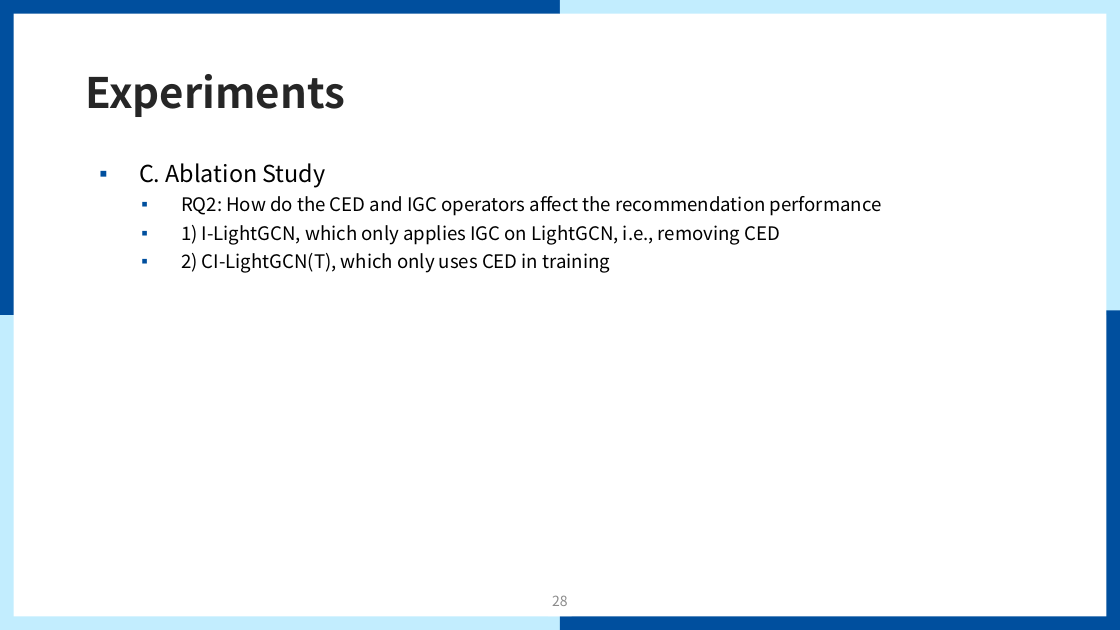
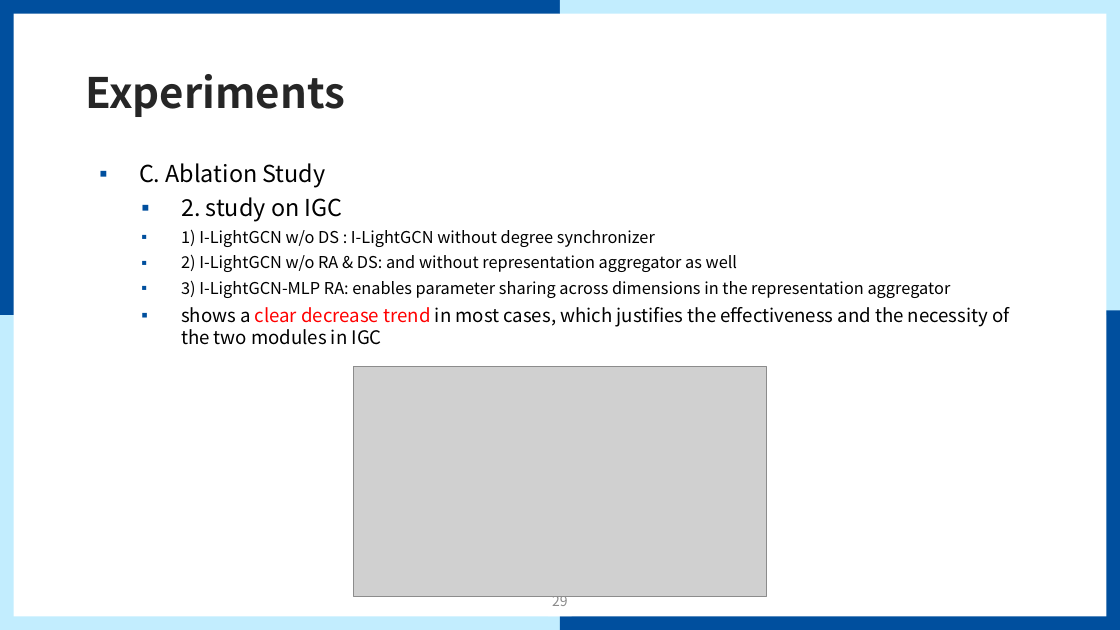
Before and after one commit to mmvv11/GraduateStudies, a slide deck: slide 29 of papers/review/Causal Incremental Graph Convolution for review.pptx (slide 28 before the commit). Drawn at 1120x630 pixels with LibreOffice and Linux fonts; fonts in the diff are those of the drawing; grey boxes stand for pictures; background and template pictures are left out. Boxes give left, top, right and bottom in pixels: in the first picture for what was removed or moved away, otherwise in the second. Text is boxed around its words. In the diff, an @@ line names an element or a change of style, - is before the commit and + after.

```diff
--- a/papers/review/Causal Incremental Graph Convolution for review.pptx
+++ b/papers/review/Causal Incremental Graph Convolution for review.pptx
@@ text at [181, 197, 1009, 345]: text changed; size 16 to 14 pt @@
-  ▪ RQ2: How do the CED and IGC operators affect the recommendation performance
-  ▪ 1) I-LightGCN, which only applies IGC on LightGCN, i.e., removing CED
-  ▪ 2) CI-LightGCN(T), which only uses CED in training
+  ▪ 2. study on IGC
+  ▪ 1) I-LightGCN w/o DS : I-LightGCN without degree synchronizer
+  ▪ 2) I-LightGCN w/o RA & DS: and without representation aggregator as well
+  ▪ 3) I-LightGCN-MLP RA: enables parameter sharing across dimensions in the representation aggregator
+  ▪ shows a clear decrease trend in most cases, which justifies the effectiveness and the necessity of the two modules in IGC
@@ picture added at [354, 366, 767, 597] @@
@@ page number at [552, 596, 568, 606]: text changed @@
-28
+29
```
Also in this commit, not shown: 2 other slides changed.
